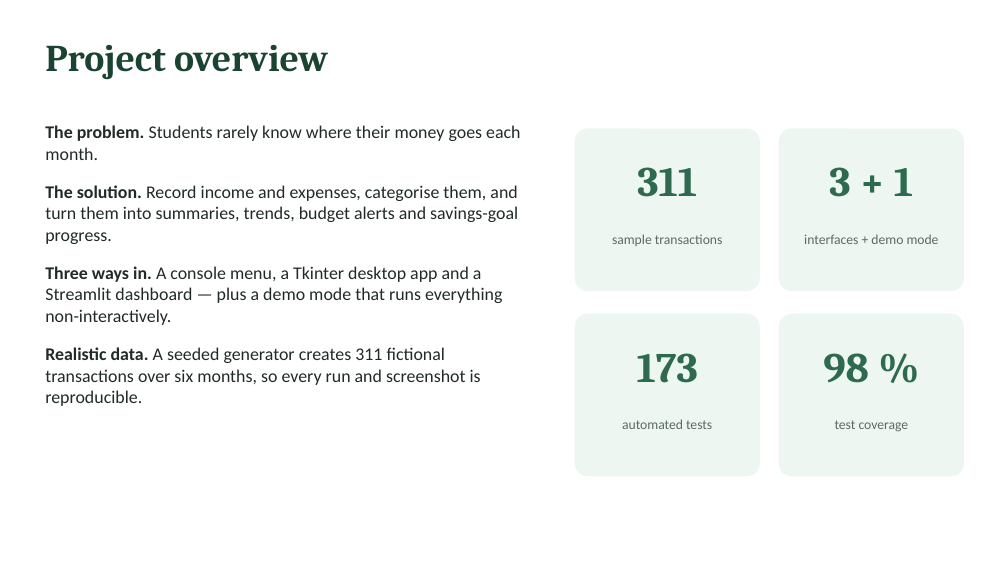
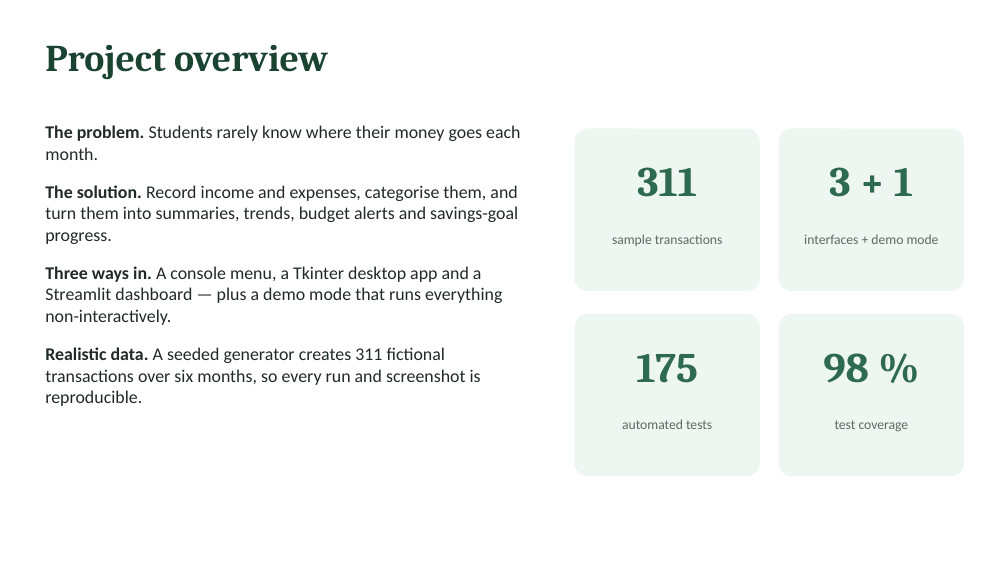
Before and after one commit to 14juanito/Personal-finance-tracker, a slide deck: slide 2 of deliverables/Demo_Slides.pptx. Drawn at 1008x567 pixels with LibreOffice and Linux fonts; fonts in the diff are those of the drawing. Boxes give left, top, right and bottom in pixels: in the first picture for what was removed or moved away, otherwise in the second. Text is boxed around its words. In the diff, an @@ line names an element or a change of style, - is before the commit and + after.

```diff
--- a/deliverables/Demo_Slides.pptx
+++ b/deliverables/Demo_Slides.pptx
@@ text at (636, 354, 698, 383): text changed @@
-173
+175
```
Also in this commit, not shown: 4 other slides changed, 6 other files.
